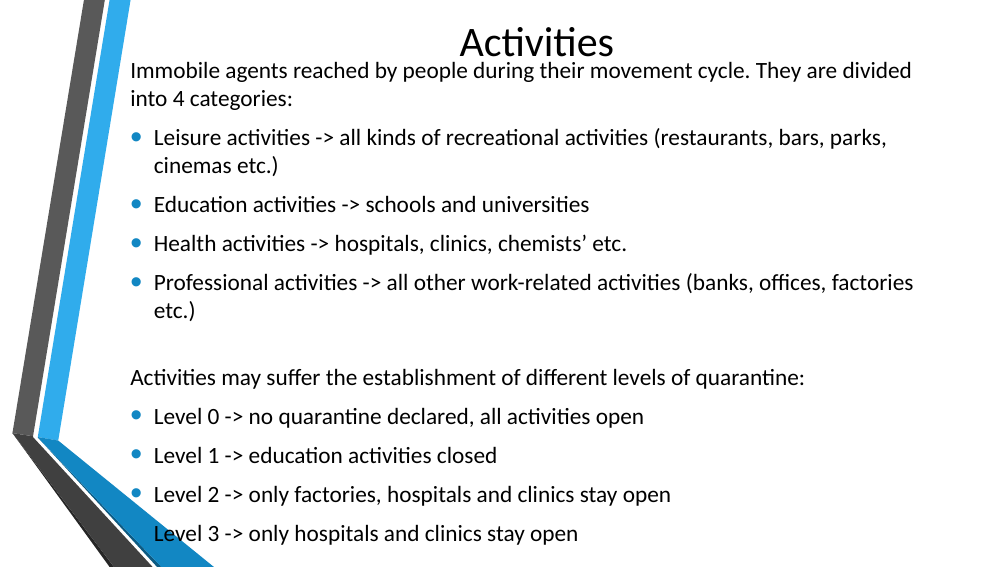
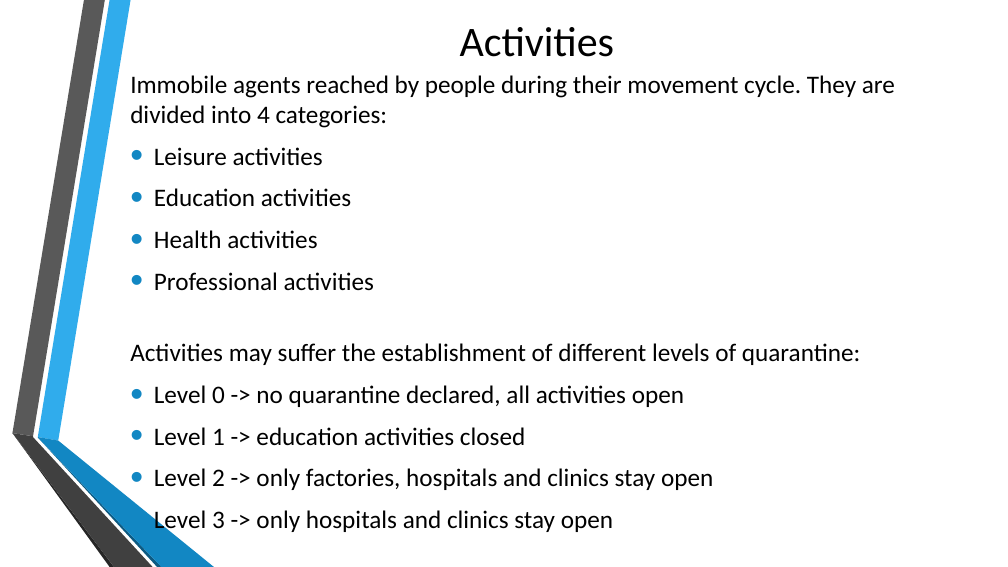
Before and after one commit to gpisanelli/EpiDEMExtended, a slide deck: slide 4 of docs/EpiDEMExtendedPresentation.pptx. Drawn at 1008x567 pixels with LibreOffice and Linux fonts; fonts in the diff are those of the drawing; background and template pictures are left out. Boxes give left, top, right and bottom in pixels: in the first picture for what was removed or moved away, otherwise in the second. Text is boxed around its words. In the diff, an @@ line names an element or a change of style, - is before the commit and + after.

```diff
--- a/docs/EpiDEMExtendedPresentation.pptx
+++ b/docs/EpiDEMExtendedPresentation.pptx
@@ text at <box>130,75,895,534</box>: size 22.2 to 24 pt in "Immobile agents reached by people during their ...", "Activities may suffer the establishment of different ...", "Level 0 -> no quarantine declared, all ...", "Level 1 -> education activities closed" and 2 more places @@
@@ text at <box>154,147,374,291</box>: text changed; size 22.2 to 24 pt @@
-• Leisure activities -> all kinds of recreational activities (restaurants, bars, parks, cinemas etc.)
-• Education activities -> schools and universities
-• Health activities -> hospitals, clinics, chemists’ etc.
-• Professional activities -> all other work-related activities (banks, offices, factories etc.)
+• Leisure activities
+• Education activities
+• Health activities
+• Professional activities
```
Also in this commit, not shown: 14 other slides changed, 1 slide removed.
